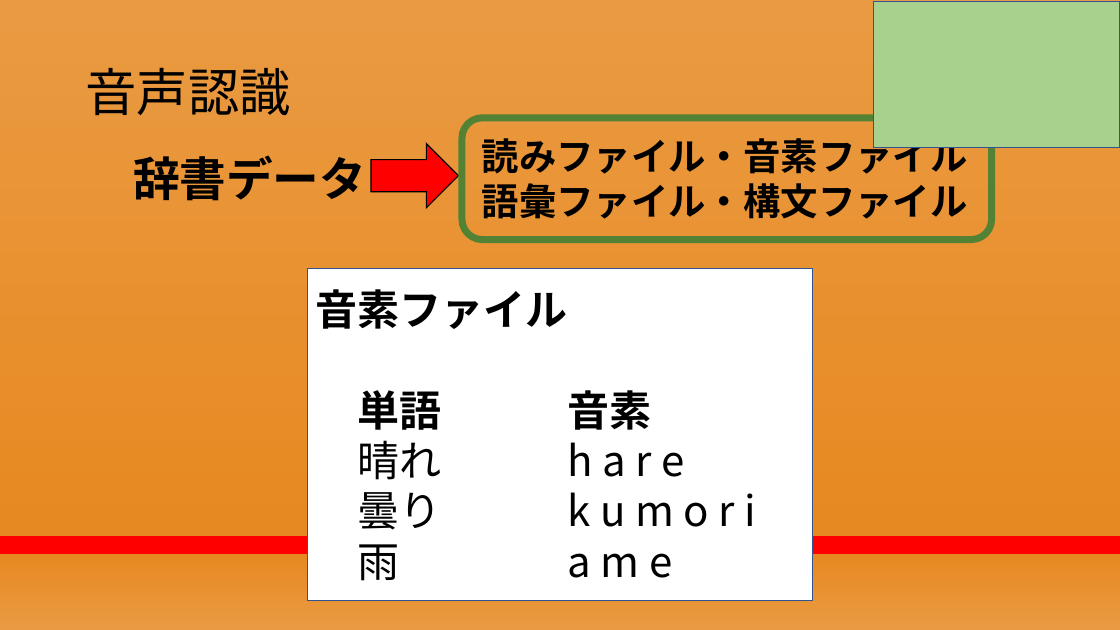
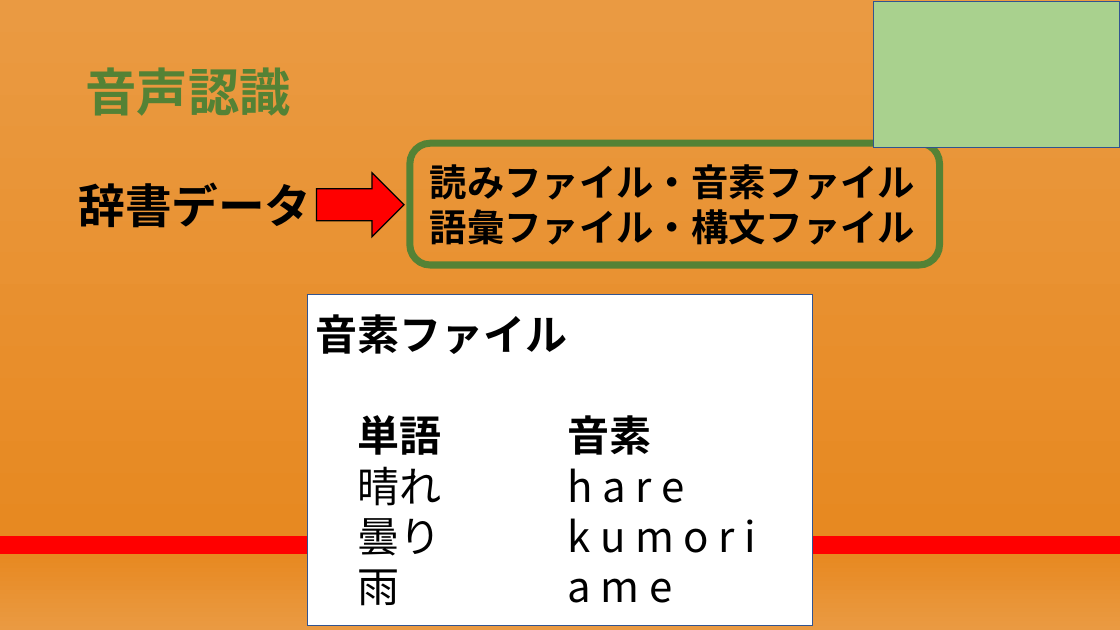
Before and after one commit to RikiishiSuzunosuke/AIspeaker_yosie, a slide deck: slide 8 of presentation/AIスピーカー開発_2.pptx. Drawn at 1120x630 pixels with LibreOffice and Linux fonts; fonts in the diff are those of the drawing. Boxes give left, top, right and bottom in pixels: in the first picture for what was removed or moved away, otherwise in the second. Text is boxed around its words. In the diff, an @@ line names an element or a change of style, - is before the commit and + after.

```diff
--- a/presentation/AIスピーカー開発_2.pptx
+++ b/presentation/AIスピーカー開発_2.pptx
@@ title "音声認識" at <box>85,67,290,116</box>: text colour #000000 to #548235, letter outline none to #000000 0.75 pt, bold on @@
@@ rounded rectangle: place and size @@
-rounded rectangle at <box>462,118,992,239</box>
+rounded rectangle at <box>410,144,940,266</box>
@@ text "辞書データ": place and size @@
-text "辞書データ" at <box>133,155,366,201</box>
+text "辞書データ" at <box>78,182,311,228</box>
@@ right arrow: place and size @@
-right arrow at <box>371,144,459,208</box>
+right arrow at <box>317,173,404,237</box>
@@ text "読みファイル・音素ファイル" rewrapped from <box>482,132,967,219</box> to <box>430,164,915,245</box> @@
@@ rectangle "音素ファイル": place and size @@
-rectangle "音素ファイル" at <box>308,269,812,600</box>
+rectangle "音素ファイル" at <box>308,294,812,625</box>
```
Also in this commit, not shown: 23 other slides changed, 1 slide removed, 1 other file.
